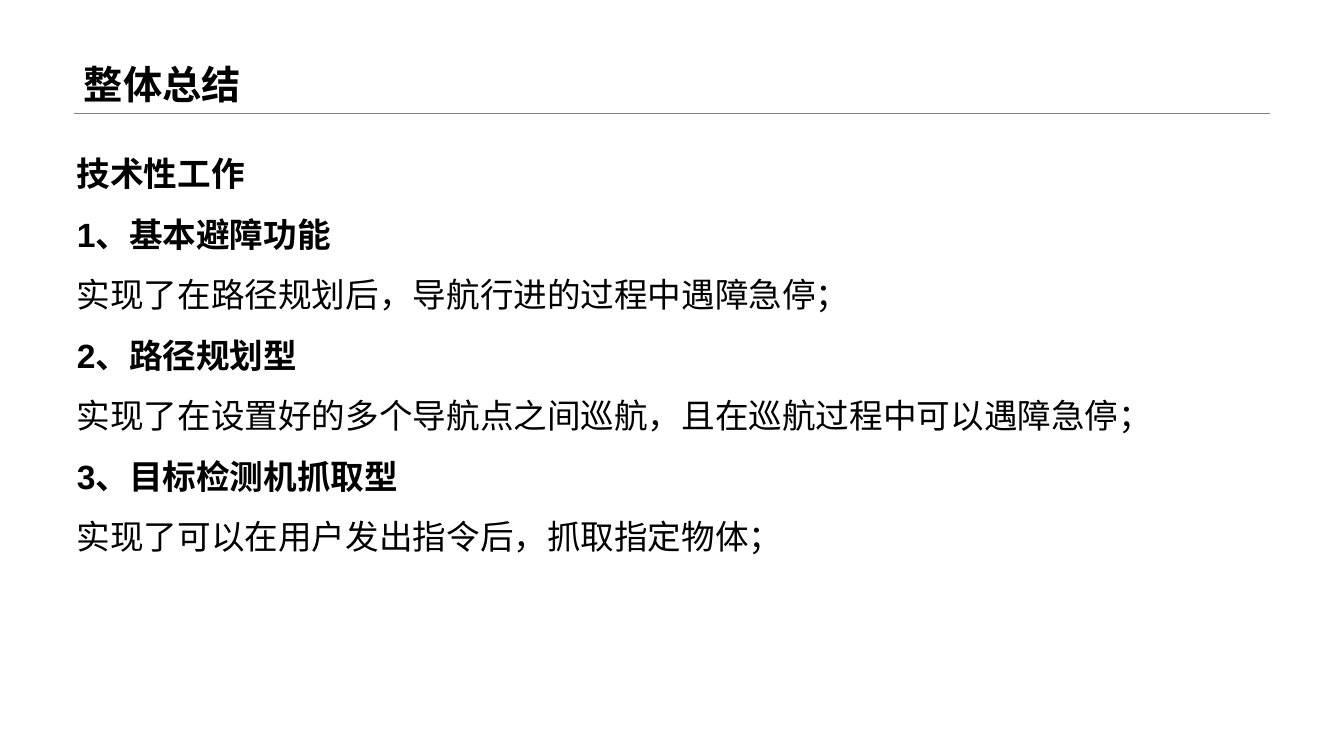
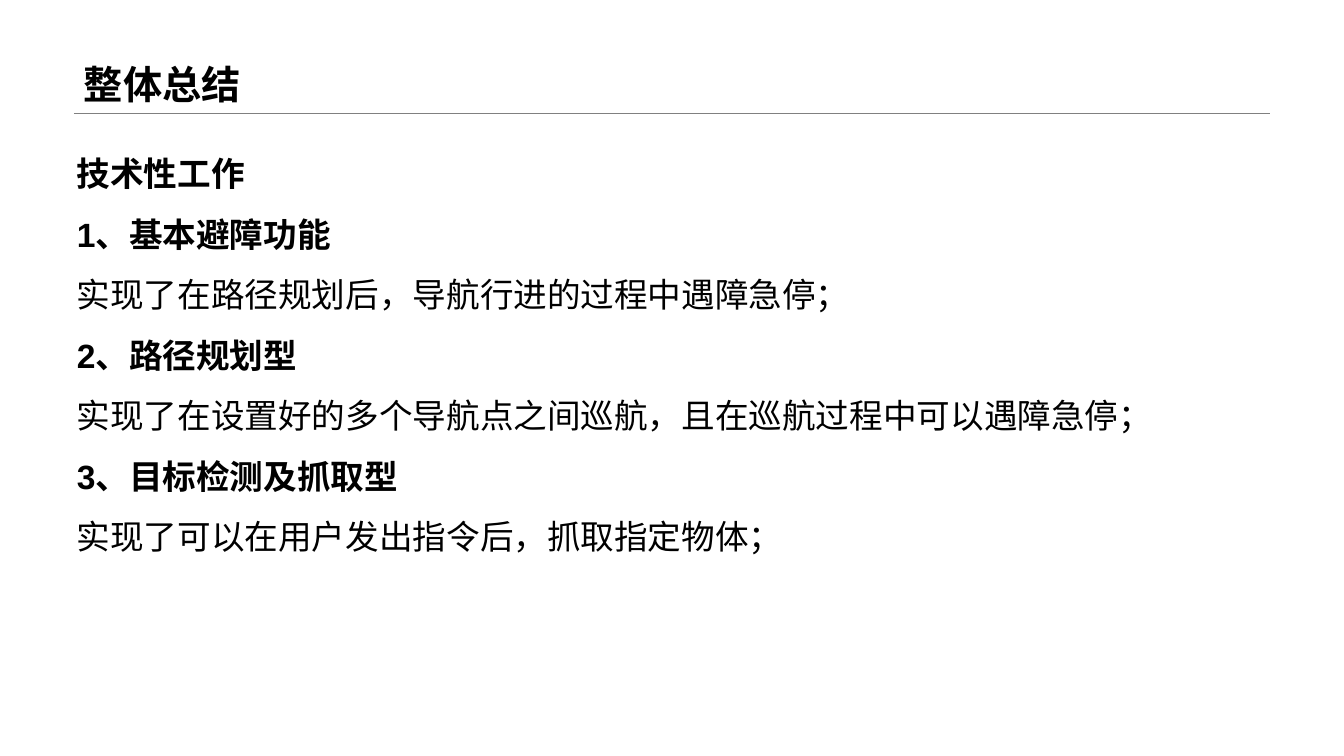
Before and after one commit to sebuaa2019/Team108, a slide deck: slide 4 of 申优答辩工作/申优答辩/Team108-申优答辩.pptx. Drawn at 1344x756 pixels with LibreOffice and Linux fonts; fonts in the diff are those of the drawing. Boxes give left, top, right and bottom in pixels: in the first picture for what was removed or moved away, otherwise in the second. Text is boxed around its words. In the diff, an @@ line names an element or a change of style, - is before the commit and + after.

```diff
--- a/申优答辩工作/申优答辩/Team108-申优答辩.pptx
+++ b/申优答辩工作/申优答辩/Team108-申优答辩.pptx
@@ text at box(77, 462, 398, 492): text changed @@
-3、目标检测机抓取型
+3、目标检测及抓取型
```
Also in this commit, not shown: 1 other slide changed.
